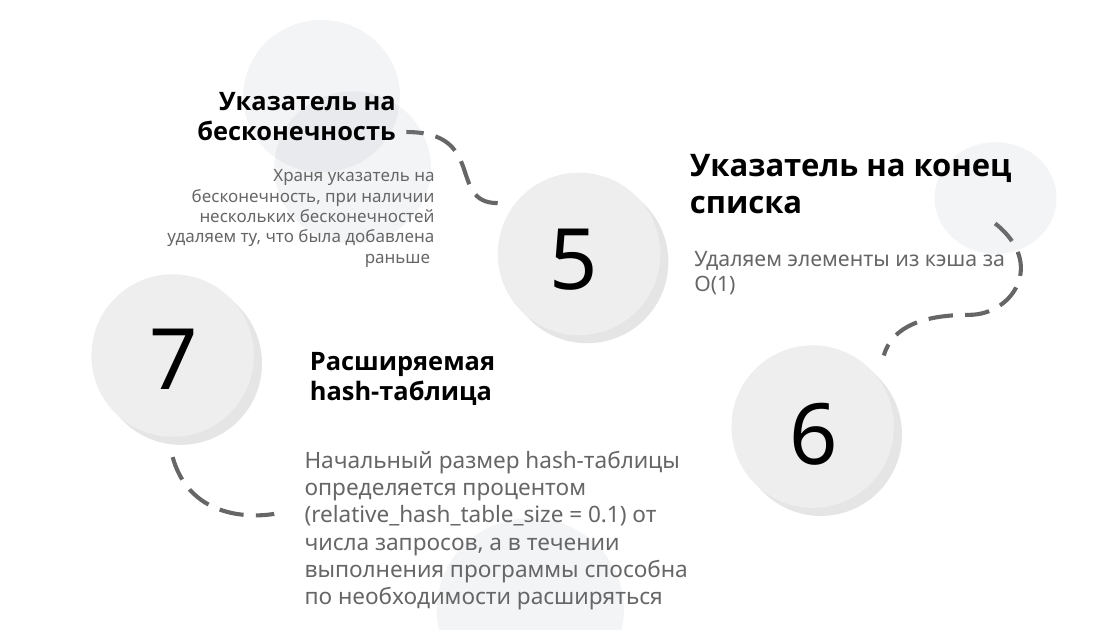
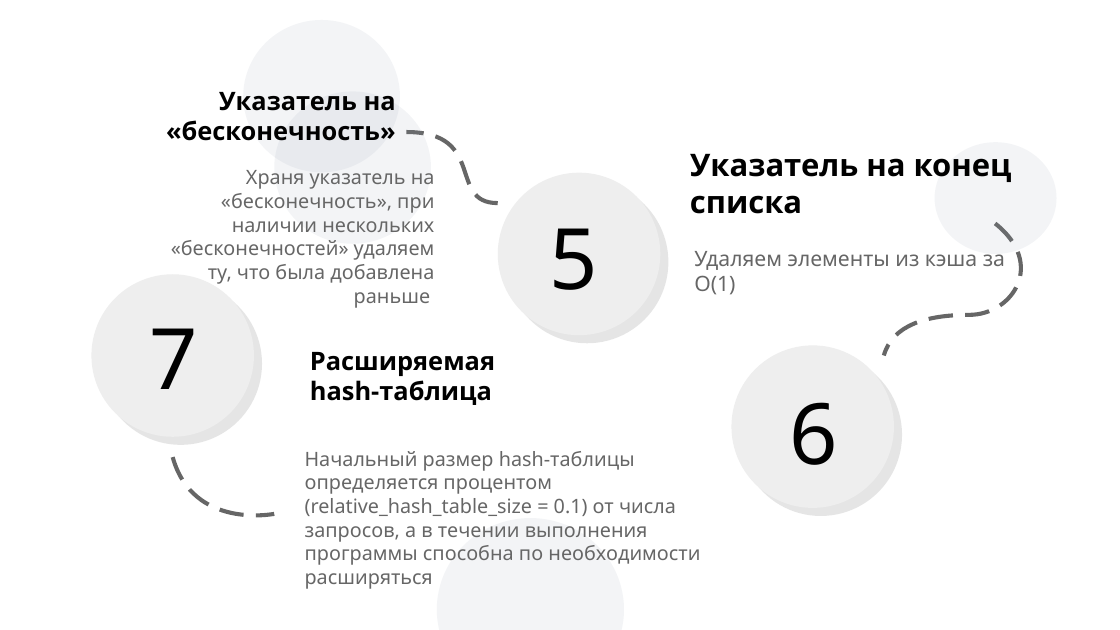
Before and after one commit to andreyStrachuk/LRU-K, a slide deck: slide 26 of Theory/Презентация LRU-K.pptx (slide 23 before the commit). Drawn at 1120x630 pixels with LibreOffice and Linux fonts; fonts in the diff are those of the drawing. Boxes give left, top, right and bottom in pixels: in the first picture for what was removed or moved away, otherwise in the second. Text is boxed around its words. In the diff, an @@ line names an element or a change of style, - is before the commit and + after.

```diff
--- a/Theory/Презентация LRU-K.pptx
+++ b/Theory/Презентация LRU-K.pptx
@@ text at [166, 92, 396, 141]: text changed @@
-Указатель на бесконечность
+Указатель на «бесконечность»
@@ text at [171, 170, 435, 308]: text changed; size 12 to 14 pt @@
-Храня указатель на бесконечность, при наличии нескольких бесконечностей удаляем ту, что была добавлена раньше
+Храня указатель на «бесконечность», при наличии нескольких «бесконечностей» удаляем ту, что была добавлена раньше
@@ text "Начальный размер hash-таблицы определяется процентом ..." at [305, 451, 700, 589]: size 16 to 14 pt @@
```
Also in this commit, not shown: 18 other slides changed, 7 slides added, 2 slides removed, 1 other file.
